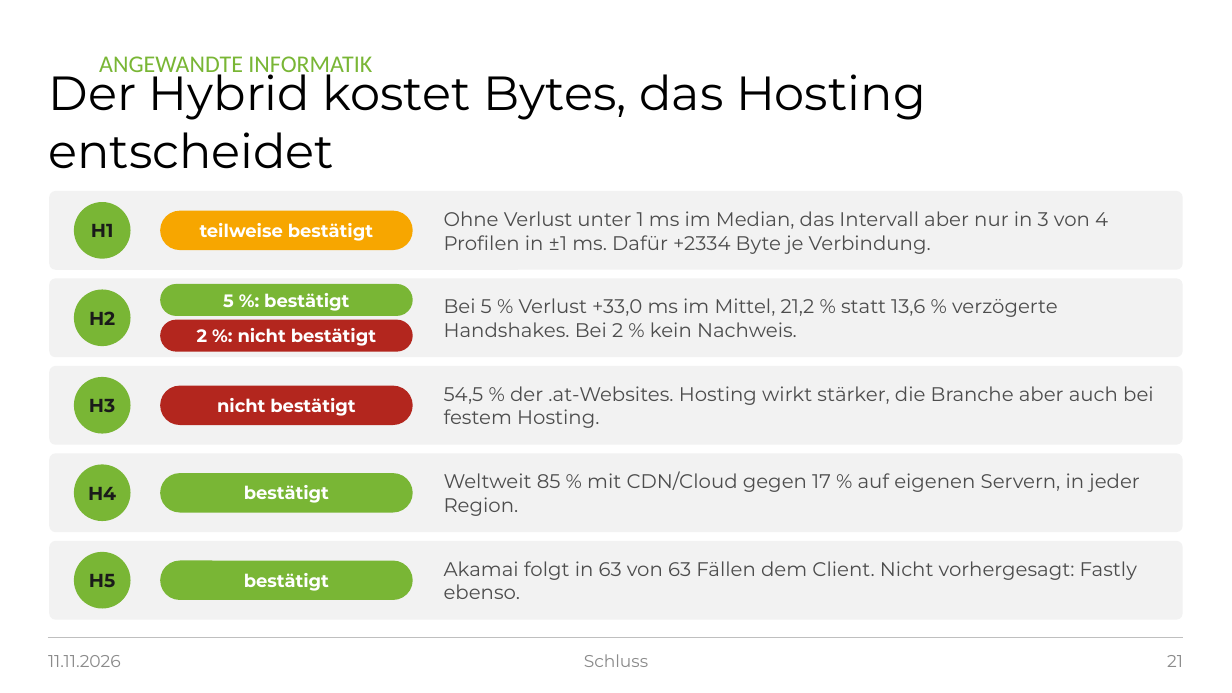
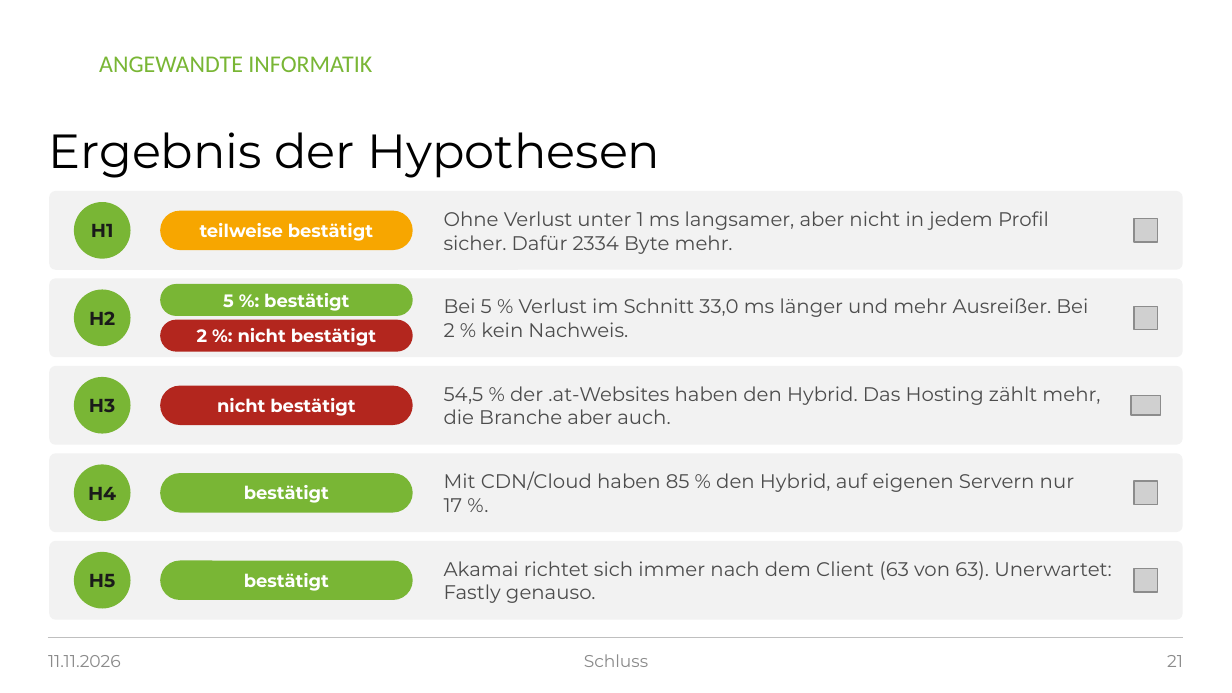
Before and after one commit to raphi98/singer-postquantum-experiment, a slide deck: slide 21 of praesentation/PQ-TLS_Praesentation_2026-11-11.pptx. Drawn at 1232x693 pixels with LibreOffice and Linux fonts; fonts in the diff are those of the drawing; grey boxes stand for pictures; background and template pictures are left out. Boxes give left, top, right and bottom in pixels: in the first picture for what was removed or moved away, otherwise in the second. Text is boxed around its words. In the diff, an @@ line names an element or a change of style, - is before the commit and + after.

```diff
--- a/praesentation/PQ-TLS_Praesentation_2026-11-11.pptx
+++ b/praesentation/PQ-TLS_Praesentation_2026-11-11.pptx
@@ title at (49, 132, 661, 178): text changed @@
-Der Hybrid kostet Bytes, das Hosting entscheidet
+Ergebnis der Hypothesen
@@ text at (444, 211, 1049, 254): text changed @@
-Ohne Verlust unter 1 ms im Median, das Intervall aber nur in 3 von 4 Profilen in ±1 ms. Dafür +2334 Byte je Verbindung.
+Ohne Verlust unter 1 ms langsamer, aber nicht in jedem Profil sicher. Dafür 2334 Byte mehr.
@@ picture added at (1135, 218, 1158, 241) @@
@@ text at (444, 298, 1088, 337): text changed @@
-Bei 5 % Verlust +33,0 ms im Mittel, 21,2 % statt 13,6 % verzögerte Handshakes. Bei 2 % kein Nachweis.
+Bei 5 % Verlust im Schnitt 33,0 ms länger und mehr Ausreißer. Bei 2 % kein Nachweis.
@@ picture added at (1135, 306, 1158, 329) @@
@@ text at (444, 386, 1100, 424): text changed @@
-54,5 % der .at-Websites. Hosting wirkt stärker, die Branche aber auch bei festem Hosting.
+54,5 % der .at-Websites haben den Hybrid. Das Hosting zählt mehr, die Branche aber auch.
@@ picture added at (1131, 395, 1161, 415) @@
@@ text at (444, 471, 1074, 512): text changed @@
-Weltweit 85 % mit CDN/Cloud gegen 17 % auf eigenen Servern, in jeder Region.
+Mit CDN/Cloud haben 85 % den Hybrid, auf eigenen Servern nur 17 %.
@@ picture added at (1135, 480, 1158, 504) @@
@@ text at (444, 561, 1112, 603): text changed @@
-Akamai folgt in 63 von 63 Fällen dem Client. Nicht vorhergesagt: Fastly ebenso.
+Akamai richtet sich immer nach dem Client (63 von 63). Unerwartet: Fastly genauso.
@@ picture added at (1135, 569, 1158, 593) @@
```
Also in this commit, not shown: 22 other slides changed, 2 other files.
